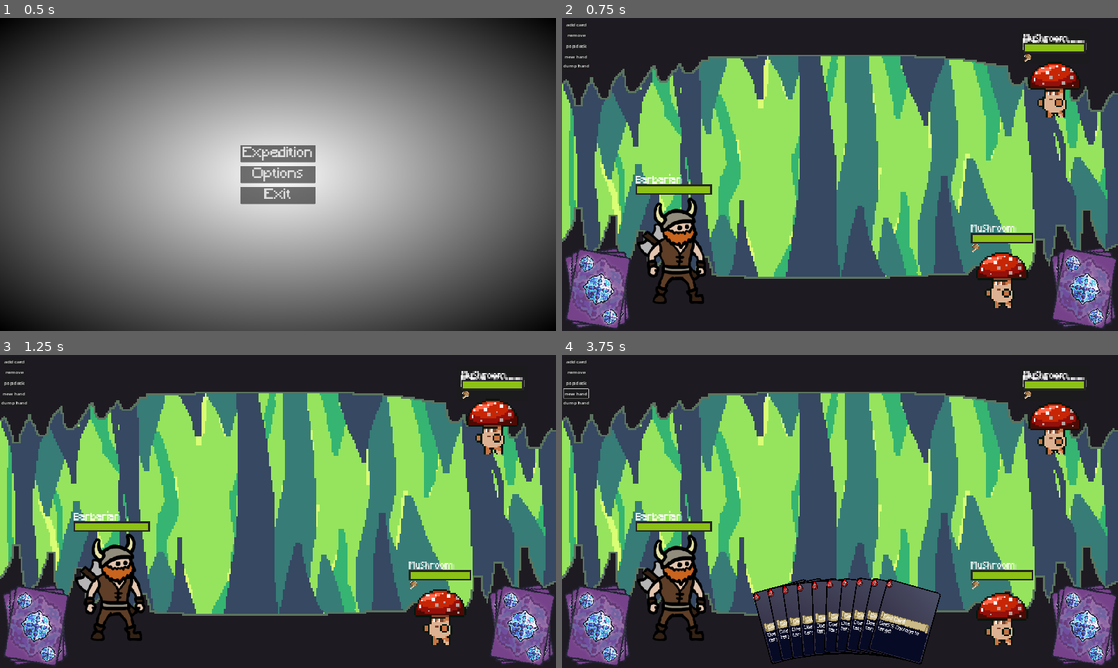
Above: before the commit, frames 1-4 (two rows, left to right).
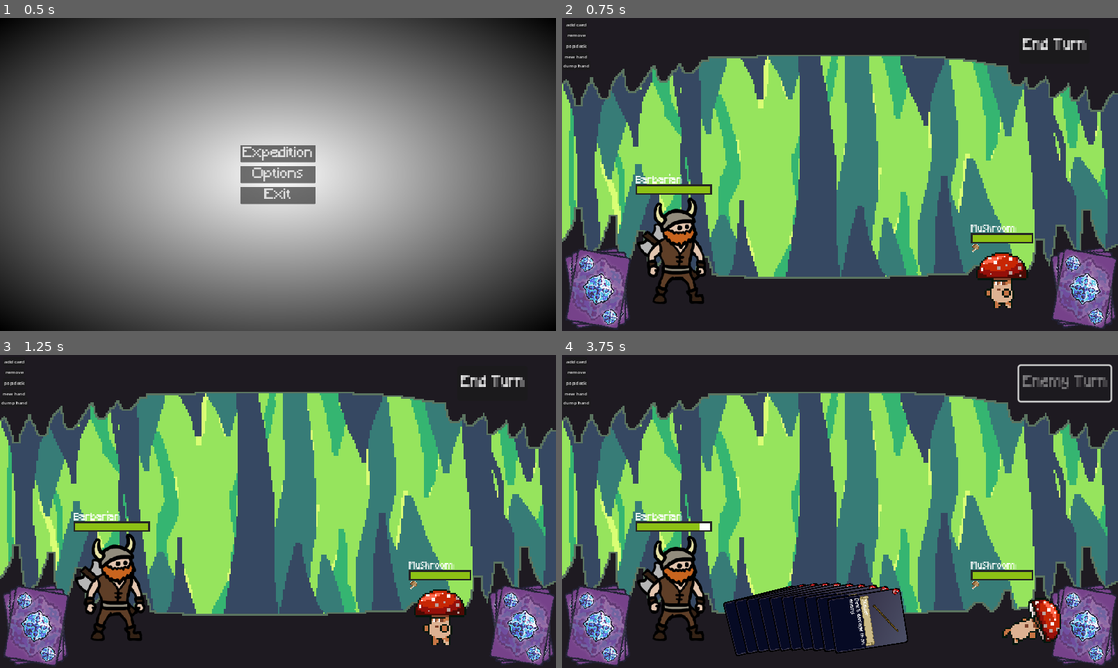
Above: after the commit, the same moments.

Repository: Excellund/DungeonsForDinner
Game: Godot game, scene res://scenes/main_menu.tscn
Two runs of this game, one before a commit and one after it. Both use one fixed random seed, a clock stepped at 60 frames per second and the inputs below.
Inputs:
- Up to frame 1 (0.5 s): no input
- Up to frame 2 (0.75 s): click "Expedition" at 0.5 s
- Up to frame 3 (1.25 s): no input
- Up to frame 4 (3.75 s): click "pop deck" at 1.25 s; click "new hand" at 2 s; click "new hand" at 2.75 s; click "End Turn" at 3.5 s

Frame 1 is identical in both runs. In frame 2, 1.5% of the frame differs, in the area x 83-95%, y 5-32%; in frame 3, 1.4%; in frame 4, 9.9%, in the area x 0-99%, y 2-99%.

Commit message:
card are playable

Diff:
--- a/resources/Cards/CardData.gd
+++ b/resources/Cards/CardData.gd
@@ -6,54 +6,13 @@
 @export var texture: Texture
 @export var card_name: String
 @export var cost: int
-@export var damage: int
 @export var healing_on_eat: int
 @export_enum("Player", "One Enemy", "All Enemies", "Everyone") var card_target: String
-@export_flags("Effect 1:1","Effect 2:2", "Effect 3:4") var effect_mask = 0
-@export var actions: Array
-@export var eat_actions: Array
+@export var actions: Dictionary
+@export var eat_actions: Dictionary = {"Servings": 1}
+@export_group("text boxes")
 @export_multiline var attack_text: String
 @export_multiline var eat_text: String
 
 func _init():
 	pass
-
-func get_targets(tree: SceneTree):
-
-	match card_target:
-		"Player":
-			return tree.get_nodes_in_group("Player")
-		"All Enemies":
-			return tree.get_nodes_in_group("Enemy")
-		"Everyone":
-			return tree.get_nodes_in_group("Player") + tree.get_nodes_in_group("Enemy")
-		_:
-			return []
-
-
-
-func card_trigger(entity_target: Entity, is_attack_side: bool):
-	if is_attack_side:
-		var confirmed_targets : Array
-		if card_target != "One Enemy":
-			entity_target = get_targets(entity_target.get_tree())
-		else:
-			confirmed_targets = [entity_target]
-
-		for target in confirmed_targets:
-			pass
-	else:
-		var player = entity_target.get_tree().get_nodes_in_group("Player")[0]
-		player.heal(healing_on_eat)
-		for i in range(0, eat_actions.size(), 2):
-			eat_actions[i].new()
-
-	""""
-	player.health -= cost
-	if card was played
-		target(s).health -= damage (if dam is negitive you would heal)
-		use effect mask to determin which effects happened and resolve those
-	else if card was eaten
-		target(s).health += healing_on_eat
-		use eat effect mask to determin which effects happened and resolve those
-	"""
--- /dev/null
+++ b/resources/Cards/bountiful_berry_card.tres
@@ -0,0 +1,23 @@
+[gd_resource type="Resource" script_class="CardData" load_steps=3 format=3 uid="uid://ce4qmuel6eel6"]
+
+[ext_resource type="Script" path="res://resources/Cards/CardData.gd" id="1_ltltd"]
+[ext_resource type="Texture2D" uid="uid://bxxin2t4a7xrl" path="res://assets/card/BountifulBerry.png" id="2_wwuyt"]
+
+[resource]
+script = ExtResource("1_ltltd")
+texture = ExtResource("2_wwuyt")
+card_name = "Bountiful Berry"
+cost = 1
+damage = 1
+healing_on_eat = 5
+card_target = "One Enemy"
+actions = {
+"Damage": 1
+}
+eat_actions = {
+"Heal": 5,
+"Servings": 3
+}
+attack_text = "Deal {Damage} damage to target"
+eat_text = "SERVINGS: {Servings}
+Restore {Heal} health"
--- /dev/null
+++ b/resources/Cards/skewer_card.tres
@@ -0,0 +1,22 @@
+[gd_resource type="Resource" script_class="CardData" load_steps=3 format=3 uid="uid://blaadinjv8fqm"]
+
+[ext_resource type="Script" path="res://resources/Cards/CardData.gd" id="1_pnss3"]
+[ext_resource type="Texture2D" uid="uid://dd16r6s68leb" path="res://assets/card/Skewer.png" id="3_10b16"]
+
+[resource]
+script = ExtResource("1_pnss3")
+texture = ExtResource("3_10b16")
+card_name = "Skewer"
+cost = 2
+damage = 5
+healing_on_eat = -5
+card_target = "One Enemy"
+actions = {
+"Damage": 5
+}
+eat_actions = {
+"Heal": -5,
+"Servings": 1
+}
+attack_text = "Deal {Damage} damage to an enemy"
+eat_text = "Deal {Heal} damage to yourself"
--- a/resources/Cards/test_card1.tres
+++ b/resources/Cards/test_card1.tres
@@ -11,8 +11,9 @@
 damage = 5
 healing_on_eat = 5
 card_target = "Player"
-effect_mask = 0
-actions = []
-eat_actions = []
+actions = {}
+eat_actions = {
+"Servings": 1
+}
 attack_text = "Does 5 Damage to target"
 eat_text = "restores 5 health"
--- /dev/null
+++ b/resources/StartingDecks/Deck1.tres
@@ -0,0 +1,14 @@
+[gd_resource type="Resource" script_class="StartingDeck" load_steps=5 format=3 uid="uid://d22vqy36a1vdo"]
+
+[ext_resource type="Script" path="res://resources/StartingDecks/StartingDeck.gd" id="1_063s1"]
+[ext_resource type="PackedScene" uid="uid://dut3eu6qebkab" path="res://scenes/card.tscn" id="1_boya7"]
+[ext_resource type="Resource" uid="uid://blaadinjv8fqm" path="res://resources/Cards/skewer_card.tres" id="2_08csi"]
+[ext_resource type="Resource" uid="uid://ce4qmuel6eel6" path="res://resources/Cards/bountiful_berry_card.tres" id="3_8jp8e"]
+
+[resource]
+script = ExtResource("1_063s1")
+card_scene = ExtResource("1_boya7")
+cards_dict = {
+ExtResource("2_08csi"): 8,
+ExtResource("3_8jp8e"): 4
+}
--- /dev/null
+++ b/resources/StartingDecks/StartingDeck.gd
@@ -0,0 +1,23 @@
+extends Resource
+class_name StartingDeck
+
+
+@export var card_scene: PackedScene
+@export var cards_dict: Dictionary
+
+var true_deck: Array[Card] = []
+
+
+func _init():
+	pass
+
+
+func initialize_deck() -> Array[Card]:
+	var deck: Array[Card] = []
+	for card_data in cards_dict:
+		for i in cards_dict[card_data]:
+			var new_card: Card = card_scene.instantiate()
+			await new_card.set_card_data(card_data.duplicate())
+			deck.append(new_card)
+	self.true_deck = deck
+	return deck
--- a/scenes/card.tscn
+++ b/scenes/card.tscn
@@ -10,7 +10,7 @@
 shader = ExtResource("2_mlehg")
 shader_parameter/fov = 90.0
 shader_parameter/cull_back = false
-shader_parameter/y_rot = 0.0
+shader_parameter/y_rot = 8.55e-06
 shader_parameter/x_rot = 0.0
 shader_parameter/inset = 0.0
 
--- a/scenes/card_area.tscn
+++ b/scenes/card_area.tscn
@@ -2,8 +2,8 @@
 
 [ext_resource type="PackedScene" uid="uid://cvtvmnkc60bfr" path="res://scenes/hand.tscn" id="1_pareh"]
 [ext_resource type="PackedScene" uid="uid://d1ela5g6cb4ho" path="res://scenes/card_pile.tscn" id="2_mumg8"]
+[ext_resource type="Resource" uid="uid://d22vqy36a1vdo" path="res://resources/StartingDecks/Deck1.tres" id="4_q0cv3"]
 [ext_resource type="Script" path="res://scripts/CardManager.gd" id="4_vlltq"]
-[ext_resource type="PackedScene" uid="uid://cepmt16tlu35x" path="res://scenes/enemies/mushroom.tscn" id="5_te1i5"]
 
 [node name="CardArea" type="Node2D"]
 
@@ -39,6 +39,14 @@
 grow_vertical = 0
 scale = Vector2(2, 2)
 
+[node name="CardManager" type="Node" parent="." node_paths=PackedStringArray("deck", "hand", "discard")]
+script = ExtResource("4_vlltq")
+deck = NodePath("../DrawPile")
+hand = NodePath("../Hand")
+discard = NodePath("../DiscardPile")
+persistent_deck = ExtResource("4_q0cv3")
+starting_hand_size = 5
+
 [node name="Button" type="Button" parent="."]
 offset_left = 11.0
 offset_top = 7.0
@@ -52,13 +60,6 @@
 offset_right = 83.0
 offset_bottom = 74.0
 text = "remove"
-
-[node name="CardManager" type="Node" parent="." node_paths=PackedStringArray("deck", "hand", "discard")]
-script = ExtResource("4_vlltq")
-deck = NodePath("../DrawPile")
-hand = NodePath("../Hand")
-discard = NodePath("../DiscardPile")
-starting_hand_size = 5
 
 [node name="PopDeck" type="Button" parent="."]
 offset_left = 10.0
@@ -80,9 +81,6 @@
 offset_bottom = 179.0
 text = "dump hand"
 
-[node name="Mushroom" parent="." instance=ExtResource("5_te1i5")]
-position = Vector2(1701, 344)
-
 [connection signal="pressed" from="PopDeck" to="CardManager" method="_on_pop_deck_pressed"]
 [connection signal="pressed" from="NewHand" to="CardManager" method="_on_new_hand_pressed"]
 [connection signal="pressed" from="DumpHand" to="CardManager" method="_on_dump_hand_pressed"]
--- a/scenes/card_updater.tscn
+++ b/scenes/card_updater.tscn
@@ -5,7 +5,7 @@
 [ext_resource type="Texture2D" uid="uid://diermoosnrucu" path="res://assets/card/CardArt_B_side.png" id="3_av41j"]
 [ext_resource type="FontFile" uid="uid://3sb0n88od4iq" path="res://assets/fonts/Minecraft.ttf" id="4_abfa8"]
 
-[node name="CardUpdater" type="SubViewport" node_paths=PackedStringArray("sprite", "card_name", "card_text", "cost")]
+[node name="CardUpdater" type="SubViewport" node_paths=PackedStringArray("back_sprite", "main_sprite", "card_name", "card_text", "cost")]
 disable_3d = true
 transparent_bg = true
 snap_2d_vertices_to_pixel = true
@@ -18,18 +18,23 @@
 script = ExtResource("1_iks03")
 textureA = ExtResource("2_qpngh")
 textureB = ExtResource("3_av41j")
-sprite = NodePath("CardSprite")
+back_sprite = NodePath("BaseCardSprite")
+main_sprite = NodePath("MainCardSprite")
 card_name = NodePath("CardName")
 card_text = NodePath("CardText")
 cost = NodePath("Cost")
 
-[node name="CardSprite" type="Sprite2D" parent="."]
+[node name="BaseCardSprite" type="Sprite2D" parent="."]
 position = Vector2(96, 128)
 scale = Vector2(2, 2)
 texture = ExtResource("3_av41j")
 
+[node name="MainCardSprite" type="Sprite2D" parent="."]
+z_index = 1
+position = Vector2(96, 128)
+
 [node name="CardName" type="Label" parent="."]
-z_index = 1
+z_index = 2
 z_as_relative = false
 offset_left = 21.0
 offset_top = 122.0
@@ -42,7 +47,7 @@
 text = "Temp Name"
 
 [node name="CardText" type="RichTextLabel" parent="."]
-z_index = 1
+z_index = 2
 offset_left = 14.0
 offset_top = 148.0
 offset_right = 187.0
@@ -54,7 +59,7 @@
 scroll_active = false
 
 [node name="Cost" type="Label" parent="."]
-z_index = 1
+z_index = 2
 offset_left = 7.0
 offset_top = 11.0
 offset_right = 27.0
--- a/scripts/Card.gd
+++ b/scripts/Card.gd
@@ -13,12 +13,9 @@
 
 # vars for setting card text
 var card_name: String
-var cost: int
-var attack_text: String
-var eat_text: String
-var card_target: String
 
 # vars for states
+var is_dead: bool = false
 var is_card_held: bool = false
 var is_rotating: bool = false
 var is_attack_side: bool = true
@@ -42,14 +39,12 @@
 const TWEEN_ROTATION_SPEED: float = 1
 const TWEEN_HOVER_ROTATION_SPEED: float = 0.25
 
+signal card_modified(is_attack_side_local: bool)
+
 
 func _ready():
-	var a_img: Image = await AllCardUpdater.get_flattened_sprite(card_data, true)
-	attack_side_texture = ImageTexture.create_from_image(a_img)
-
-	var b_img: Image = await AllCardUpdater.get_flattened_sprite(card_data, false)
-	eat_side_texture = ImageTexture.create_from_image(b_img)
 	card_sprite.texture = attack_side_texture
+	self.card_modified.connect(_on_card_modified)
 
 
 func _process(delta):
@@ -149,7 +144,7 @@
 			is_card_held = false
 
 			if entity_held_over:
-				SignalBus.card_used.emit(self, entity_held_over, is_attack_side)
+				SignalBus.card_used.emit(self, entity_held_over.duplicate(), is_attack_side)
 			else:
 				is_tweening = true
 				var tween = get_tree().create_tween()
@@ -165,17 +160,30 @@
 
 
 func set_card_data(data: CardData):
-	card_data = data
-	#card_sprite.texture = data.texture
+	self.card_data = data
 	card_name = data.card_name
-	#cost = data.cost
-	#card_target = data.target
-	#attack_text = data.attack_text
-	#eat_text = data.eat_text
+
+	var a_img: Image = await AllCardUpdater.get_flattened_sprite(self.card_data, true)
+	attack_side_texture = ImageTexture.create_from_image(a_img)
+
+	var b_img: Image = await AllCardUpdater.get_flattened_sprite(self.card_data, false)
+	eat_side_texture = ImageTexture.create_from_image(b_img)
+
+
+func _on_card_modified(is_attack_side_local: bool):
+	if is_attack_side_local:
+		var a_img: Image = await AllCardUpdater.get_flattened_sprite(self.card_data, true)
+		attack_side_texture = ImageTexture.create_from_image(a_img)
+		self.card_sprite.texture = self.attack_side_texture
+	else:
+		var b_img: Image = await AllCardUpdater.get_flattened_sprite(self.card_data, false)
+		eat_side_texture = ImageTexture.create_from_image(b_img)
+		self.card_sprite.texture = self.eat_side_texture
 
 
 func _on_area_2d_area_entered(area: Area2D):
-	entity_held_over = area.get_parent()
+	if area.get_parent() is Entity:
+		entity_held_over = area.get_parent()
 
 
 func _on_area_2d_area_exited(_area):
@@ -184,11 +192,3 @@
 
 func _on_tween_finished():
 	is_tweening = false
-
-
-func _on_button_pressed():
-	card_data.cost += 1
-	var a_img: Image = await AllCardUpdater.get_flattened_sprite(card_data, true)
-	attack_side_texture = ImageTexture.create_from_image(a_img)
-	if is_attack_side:
-		card_sprite.texture = attack_side_texture
--- a/scripts/CardManager.gd
+++ b/scripts/CardManager.gd
@@ -3,7 +3,7 @@
 @export var deck: CardPile
 @export var hand: Hand
 @export var discard: CardPile
-
+@export var persistent_deck: StartingDeck
 @export var starting_hand_size: int
 
 func _ready():
@@ -11,7 +11,7 @@
 	SignalBus.start_of_turn.connect(_on_turn_start)
 	SignalBus.end_of_turn.connect(_on_turn_end)
 	SignalBus.end_of_encounter.connect(_on_end_of_encounter)
-	SignalBus.card_used.connect(_on_card_used)
+	SignalBus.card_effect_resolved.connect(_on_card_effect_resolved)
 
 #TODO bug when deck and discard are both empty
 func _on_start_of_encounter():
@@ -23,6 +23,17 @@
 	_refresh_draw_pile()
 
 
+#signal for start of turn
+func _on_turn_start():
+	var new_cards := _draw_cards(starting_hand_size)
+	hand.add_card_array_to_hand(new_cards, deck.global_position)
+
+
+func _on_turn_end():
+	var discarded_cards = hand.remove_all_card_from_hand(discard.global_position)
+	discard.add_card_array(discarded_cards)
+
+
 func _on_draw_pile_empty():
 	deck.add_card_array(discard.deck)
 	deck.suffle_pile()
@@ -31,12 +42,6 @@
 
 func _on_draw_in_turn():
 	var new_cards: Array[Card] = deck.draw_card()
-	hand.add_card_array_to_hand(new_cards, deck.global_position)
-
-
-#signal for start of turn
-func _on_turn_start():
-	var new_cards := _draw_cards(starting_hand_size)
 	hand.add_card_array_to_hand(new_cards, deck.global_position)
 
 
@@ -65,19 +70,25 @@
 	return true
 
 #signal for turn ending
-func _on_turn_end():
-	var discarded_cards = hand.remove_all_card_from_hand(discard.global_position)
-	discard.add_card_array(discarded_cards)
-
-
-func _on_card_used(card, _target, _is_attack_side):
-	hand.remove_card_from_hand(card ,discard.global_position)
-	discard.add_card(card)
 
 
 
+func _on_card_effect_resolved(card):
+	if not card.is_dead:
+		hand.remove_card_from_hand(card ,discard.global_position)
+		discard.add_card(card)
+	else:
+		self.persistent_deck.true_deck.erase(card)
+		hand.remove_child(card)
+		hand.hand_size -= 1
+		hand.reorder_hand()
+		card.queue_free()
+
+
 func _on_pop_deck_pressed():
-	deck._populate_deck(6)
+	var new_deck = await persistent_deck.initialize_deck()
+	deck.deck = new_deck
+	deck.suffle_pile()
 
 
 
--- a/scripts/CardPile.gd
+++ b/scripts/CardPile.gd
@@ -1,9 +1,8 @@
 extends Control
 class_name CardPile
 
+
 var deck: Array[Card] = []
-@export var card_scene: PackedScene
-
 
 
 func add_card(card:Card):
@@ -11,7 +10,11 @@
 
 
 func add_card_array(cards: Array[Card]):
-	deck.append_array(cards)
+	var cleaned_cards = cards.filter(_is_valid)
+	deck.append_array(cleaned_cards)
+
+func _is_valid(card) -> bool:
+	return is_instance_valid(card)
 
 
 func draw_card(number_of_cards:int = 1) -> Array[Card]:
@@ -31,12 +34,6 @@
 func suffle_pile():
 	deck.shuffle()
 
-# testing function
-func _populate_deck(number_of_cards:int = 5):
-	for i in number_of_cards:
-		var new_card = card_scene.instantiate()
-		deck.push_back(new_card)
-
 
 func _on_gui_input(event):
 	if event is InputEventMouseButton and event.button_index == MOUSE_BUTTON_LEFT:
--- a/scripts/CardUpdater.gd
+++ b/scripts/CardUpdater.gd
@@ -3,7 +3,8 @@
 
 @export var textureA: Texture
 @export var textureB: Texture
-@export var sprite: Sprite2D
+@export var back_sprite: Sprite2D
+@export var main_sprite: Sprite2D
 @export var card_name: Label
 @export var card_text: RichTextLabel
 @export var cost: Label
@@ -16,13 +17,14 @@
 
 func get_flattened_sprite(data:CardData, is_attack_side):
 	card_name.text = data.card_name
+	main_sprite.texture = data.texture
 	if is_attack_side:
-		sprite.texture = textureA
-		card_text.text = data.attack_text
+		back_sprite.texture = textureA
+		card_text.text = data.attack_text.format(data.actions)
 		cost.text = str(data.cost)
 	else:
-		sprite.texture = textureB
-		card_text.text = data.eat_text
+		back_sprite.texture = textureB
+		card_text.text = data.eat_text.format(data.eat_actions)
 		cost.text = str(data.healing_on_eat)
 	self.render_target_update_mode = SubViewport.UPDATE_ONCE
 	await RenderingServer.frame_post_draw
--- a/scripts/SignalBus.gd
+++ b/scripts/SignalBus.gd
@@ -19,7 +19,7 @@
 
 # Card Actions
 signal card_used(card: Card, target: Entity, is_attack_side: bool)
-signal card_modified(card: Card, is_attack_side: bool)
+signal card_effect_resolved(card: Card)
 
 # Actions
 signal nourishment_applied(reference: Character, nourishment: Nourishment)
--- /dev/null
+++ b/scripts/actions/ServingsAction.gd
@@ -0,0 +1,20 @@
+extends Action
+
+class_name ServingsAction
+
+var card: Card
+var card_data: CardData
+
+
+func _init(card: Card):
+	self.card = card
+	self.card_data = card.card_data
+	act()
+
+func act():
+	card_data.eat_actions["Servings"] -= 1
+	if card_data.eat_actions["Servings"] == 0:
+		card.is_dead = true
+		#signal card eaten?
+	else:
+		card.card_modified.emit(false)
--- a/scripts/managers/GameManager.gd
+++ b/scripts/managers/GameManager.gd
@@ -14,6 +14,7 @@
 	end_turn_button.pressed.connect(self._on_end_turn_button_pressed)
 	timer.timeout.connect(self._on_timer_timeout)
 	SignalBus.death_animation_finished.connect(_on_entity_death)
+	SignalBus.card_used.connect(_on_card_used)
 	next_encounter()
 
 func setup_encounter(new_encounter: Encounter):
@@ -52,3 +53,27 @@
 	TurnManager.change_turn()
 	end_turn_button.text = "End Turn"
 	end_turn_button.disabled = false
+
+
+func _on_card_used(card: Card, target: Entity, is_attack_side: bool):
+	var card_data = card.card_data
+	if is_attack_side:
+		DamageAction.new(player.character, player.character, card_data.cost)
+		var actions_dict = card_data.actions
+		for action in actions_dict:
+			match action:
+				"Damage":
+					DamageAction.new(player.character, target.character, actions_dict["Damage"])
+				_:
+					pass
+	else:
+		var eat_actions_dict = card_data.eat_actions
+		for action in card_data.eat_actions:
+			match action:
+				"Heal":
+					HealAction.new(eat_actions_dict["Heal"], player.character)
+				"Servings":
+					ServingsAction.new(card)
+				_:
+					pass
+	SignalBus.card_effect_resolved.emit(card)
Binary file added: assets/card/BountifulBerry.png
Not shown, added: assets/card/BountifulBerry.png.import
Binary file added: assets/card/Skewer.png
Not shown, added: assets/card/Skewer.png.import
